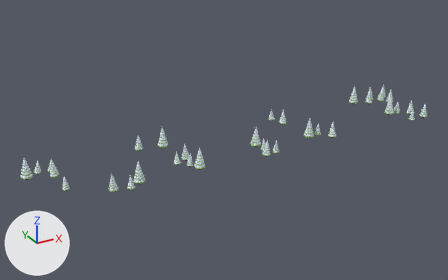
Renders of the glTF model assets/arbres.gltf from each side of a commit.
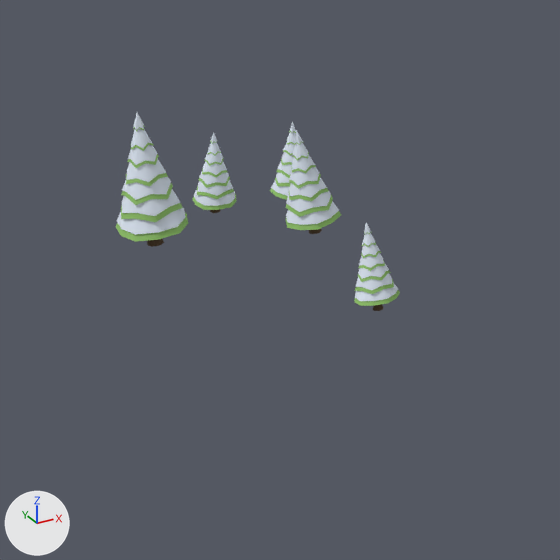
The first picture shows the older version from a 50 mm lens placed at (-128.3, -208.7, 108.6), pointed at (-11.5, 3.5, 2.4). The close-ups show both versions on the part from 0% to 22% of the width and 49% to 84% of the height of that picture; other places that the commit changed are outside them. The axes (+X, +Y, +Z) are drawn at lower left. The lights are the same throughout. Where no turn or scale is listed for an object, it has been applied to the vertices.

Before the edit, the objects in view are built like this:
```python
ob_cylinder_030 = bpy.data.objects.new('Cylinder.030', me_cylinder_064)
ob_cylinder_030.location = (-82.83, 12.63, 0.81)
ob_cylinder_031 = bpy.data.objects.new('Cylinder.031', me_cylinder_065)
ob_cylinder_031.location = (-92.52, 10.46, 1.27)
ob_cylinder_031.rotation_euler = (0.0, 0.0, -0.0702)  # degrees (0, 0, -4)
ob_cylinder_031.scale = (0.791, 0.791, 0.791)
ob_cylinder_032 = bpy.data.objects.new('Cylinder.032', me_cylinder_066)
ob_cylinder_032.location = (-82.8, 7.26, 1.03)
ob_cylinder_032.rotation_euler = (-0.0536, 0.0137, 1.809)  # degrees (-3.1, 0.8, 104)
ob_cylinder_032.scale = (0.624, 0.624, 0.624)
ob_cylinder_033 = bpy.data.objects.new('Cylinder.033', me_cylinder_067)
ob_cylinder_033.location = (-87.8, 13.7, 0.81)
ob_cylinder_035 = bpy.data.objects.new('Cylinder.035', me_cylinder_069)
ob_cylinder_035.location = (-82.07, -5.29, 0.81)
```
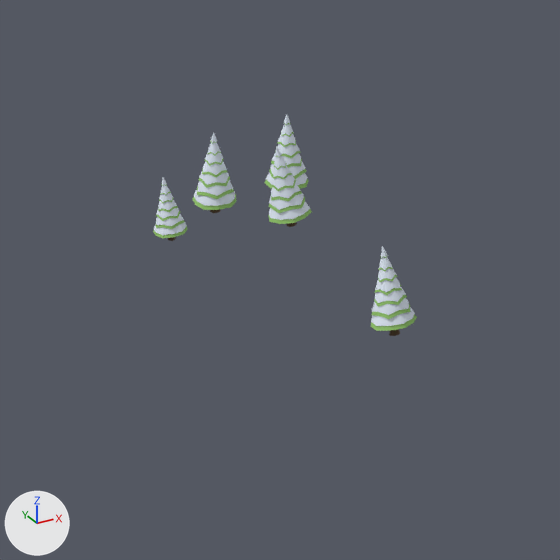
The change in detail:
Object 'Cylinder.030' (ob_cylinder_030) moves from (-82.83, 12.63, 0.81) to (-82.83, 14.12, 0.81).
Object 'Cylinder.031' (ob_cylinder_031) moves from (-92.52, 10.46, 1.27) to (-91.47, 10.32, 1.0).
Object 'Cylinder.031' (ob_cylinder_031) is rescaled from (0.791, 0.791, 0.791) to (0.377, 0.377, 0.377).
Object 'Cylinder.032' (ob_cylinder_032) moves from (-82.8, 7.26, 1.03) to (-83.85, 9.34, 0.73).
Object 'Cylinder.032' (ob_cylinder_032) is rescaled from (0.624, 0.624, 0.624) to (0.489, 0.489, 0.489).
Object 'Cylinder.035' (ob_cylinder_035) moves from (-82.07, -5.29, 0.81) to (-82.07, -9.03, 0.81).

Location of each change, (x1, y1, x2, y2) in pixels of the close-ups (560 x 560 px):
'Cylinder.031', moved, rescaled (52% narrower, 52% shorter): before (116, 113, 188, 247); after (153, 177, 187, 241)
'Cylinder.032', moved, rescaled (21% narrower, 23% shorter): before (285, 130, 341, 234); after (268, 147, 312, 227)
'Cylinder.035', moved: before (354, 223, 400, 311); after (371, 246, 417, 336)
'Cylinder.030', moved: before (270, 122, 296, 200); after (264, 115, 308, 189)
